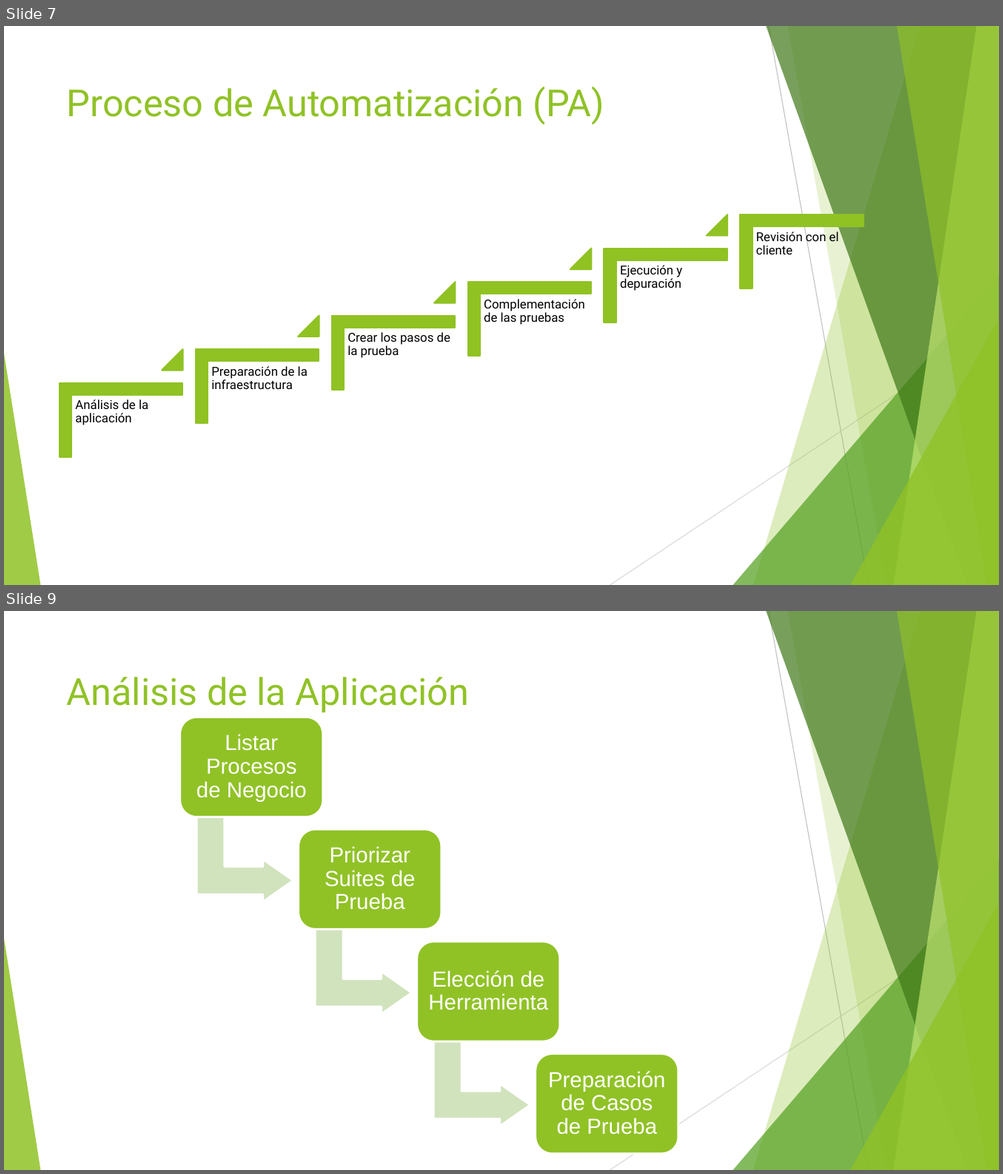
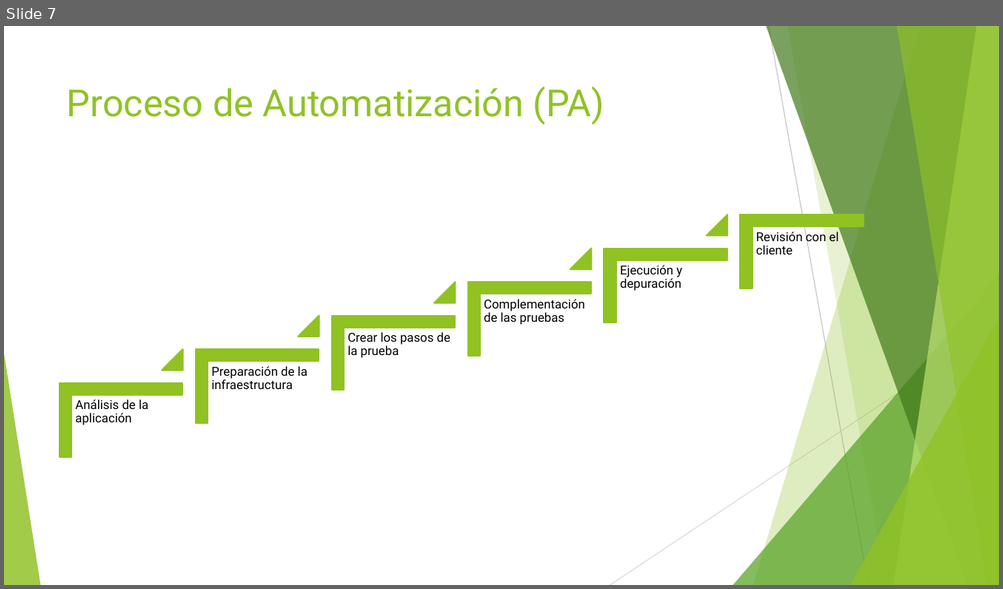
Before and after one commit to jomarnavarro/intro_automation, a slide deck: presentaciones/Selenium, Modulo 1.pptx. Shown one above the other, each under a label of ours: slides 7 and 9 before the commit, slide 7 after it; the slides between them are not shown. The pictures are 1003x1174 and 1003x589 pixels, drawn with LibreOffice and Linux fonts; fonts in the diff are those of the drawing. Boxes give left, top, right and bottom in pixels: in the first picture for what was removed or moved away, otherwise in the second. Text is boxed around its words. In the diff, an @@ line names an element or a change of style, - is before the commit and + after.

```diff
--- a/presentaciones/Selenium, Modulo 1.pptx
+++ b/presentaciones/Selenium, Modulo 1.pptx
@@ slide 9 removed at [4, 611, 999, 1170], background #FFFFFF; not listed: 10 template elements that a slide beside it also shows @@
@@ title removed at [67, 677, 469, 713] @@
-Análisis de la Aplicación
@@ group removed at [180, 717, 677, 1154]: 4 rounded rectangles, 4 texts, 3 bent up arrows @@
-Listar Procesos de Negocio
-Priorizar Suites de Prueba
-Elección de Herramienta
-Preparación de Casos de Prueba
```
Also in this commit, not shown: 26 other slides changed, 13 other slides removed, 18 other files.
